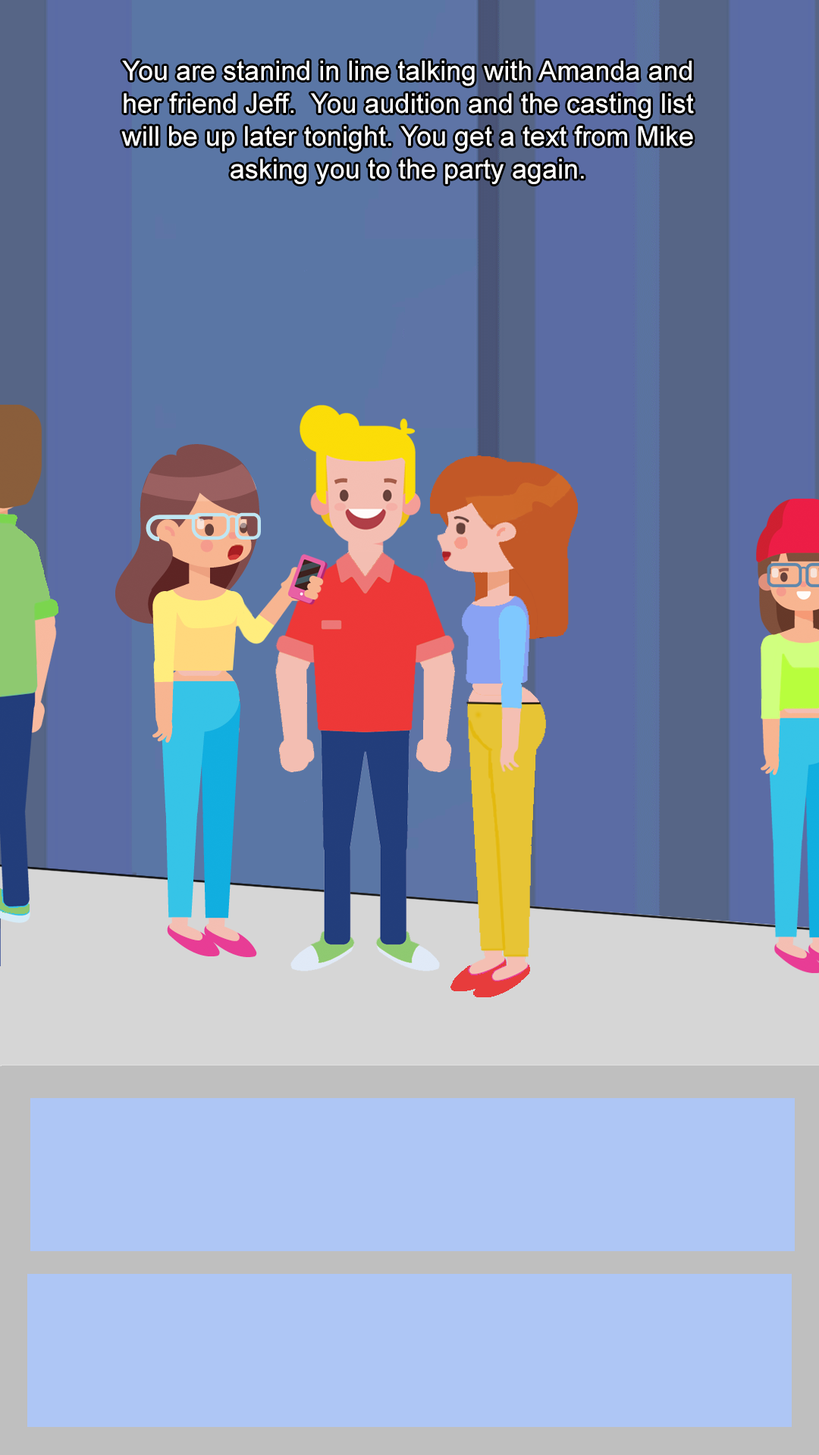
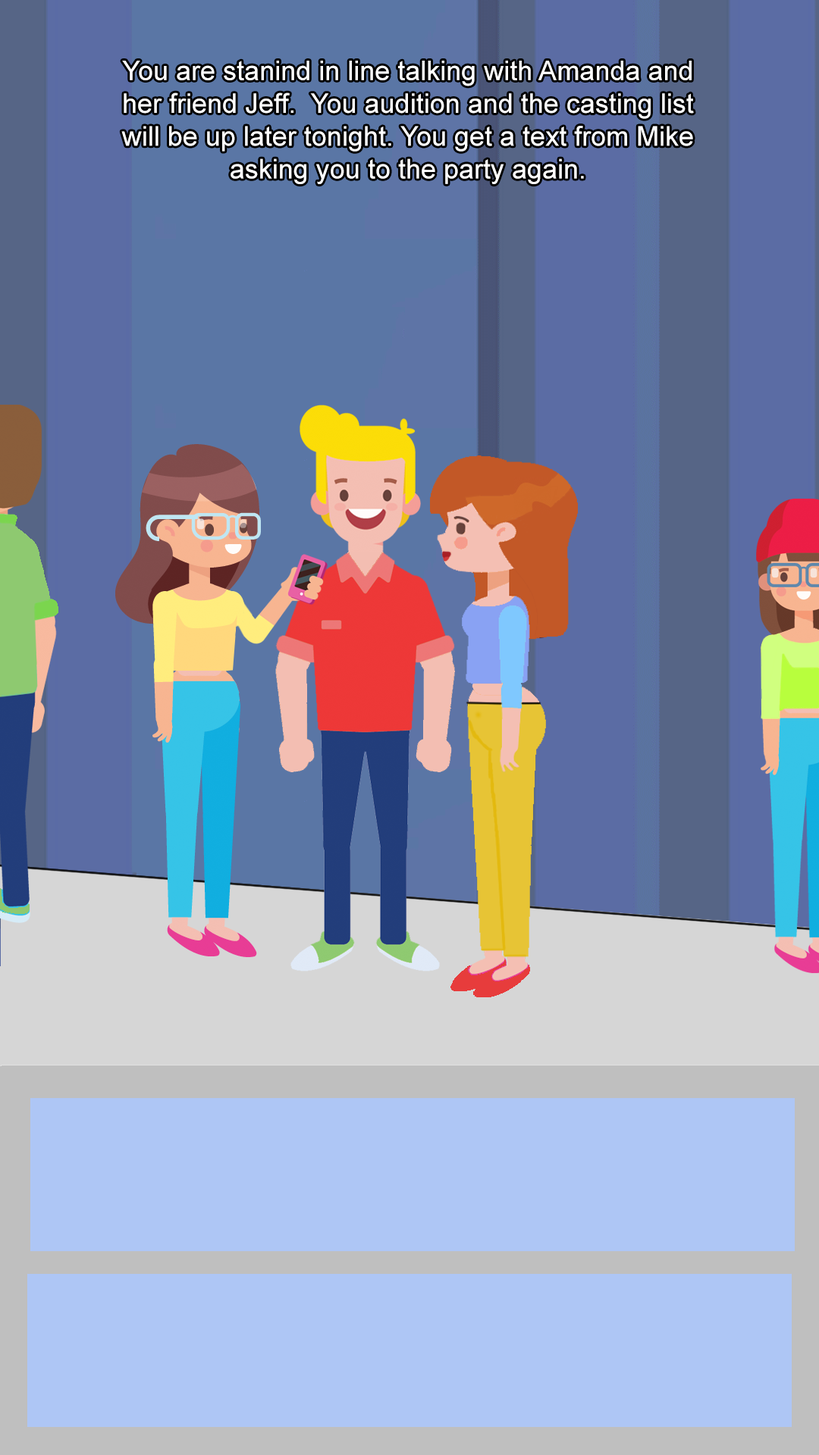
Before/after of a w=819, h=1455 layered artwork. What changed in the layer stack:
hid "user moth 2" over bbox(224, 542, 252, 563)
